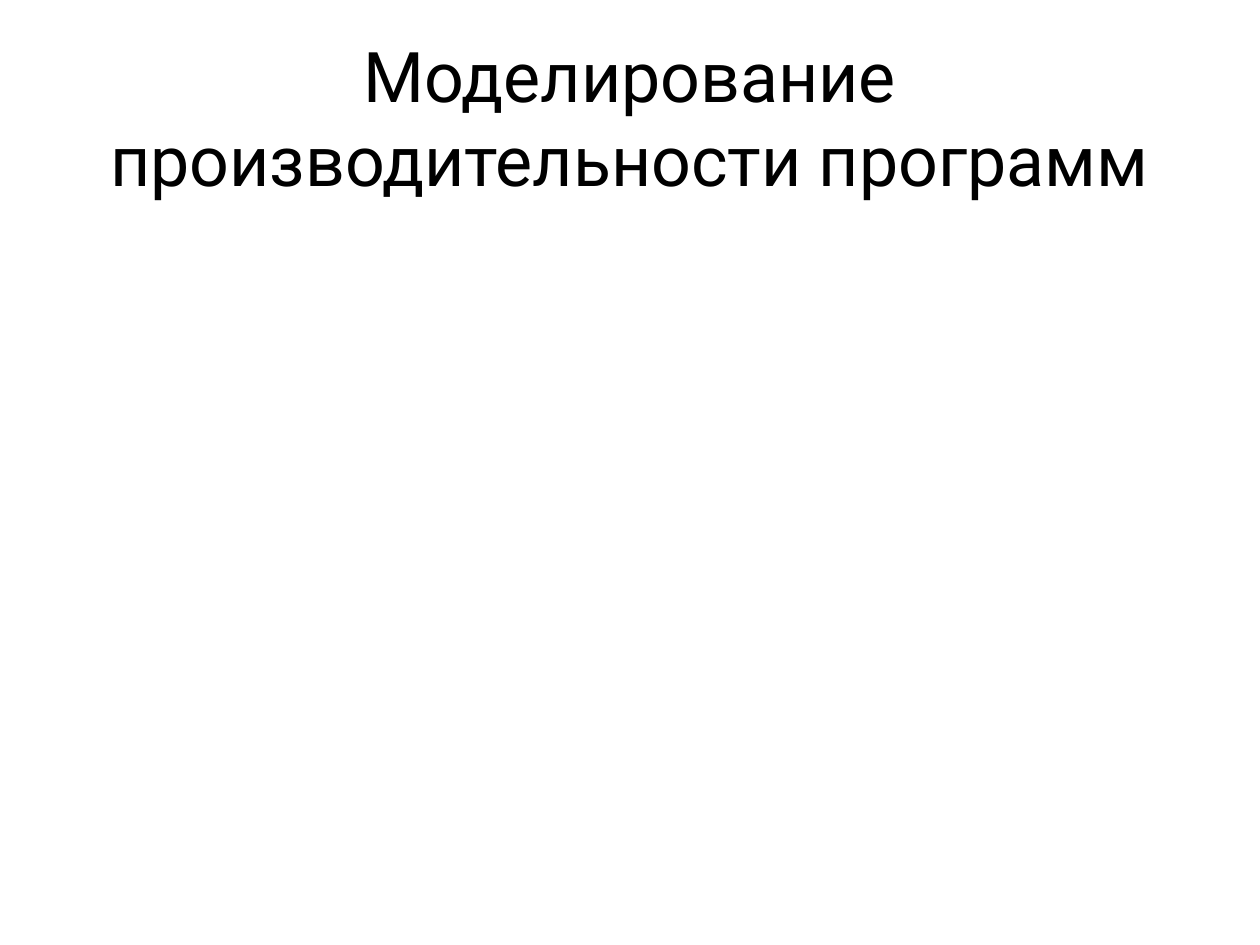
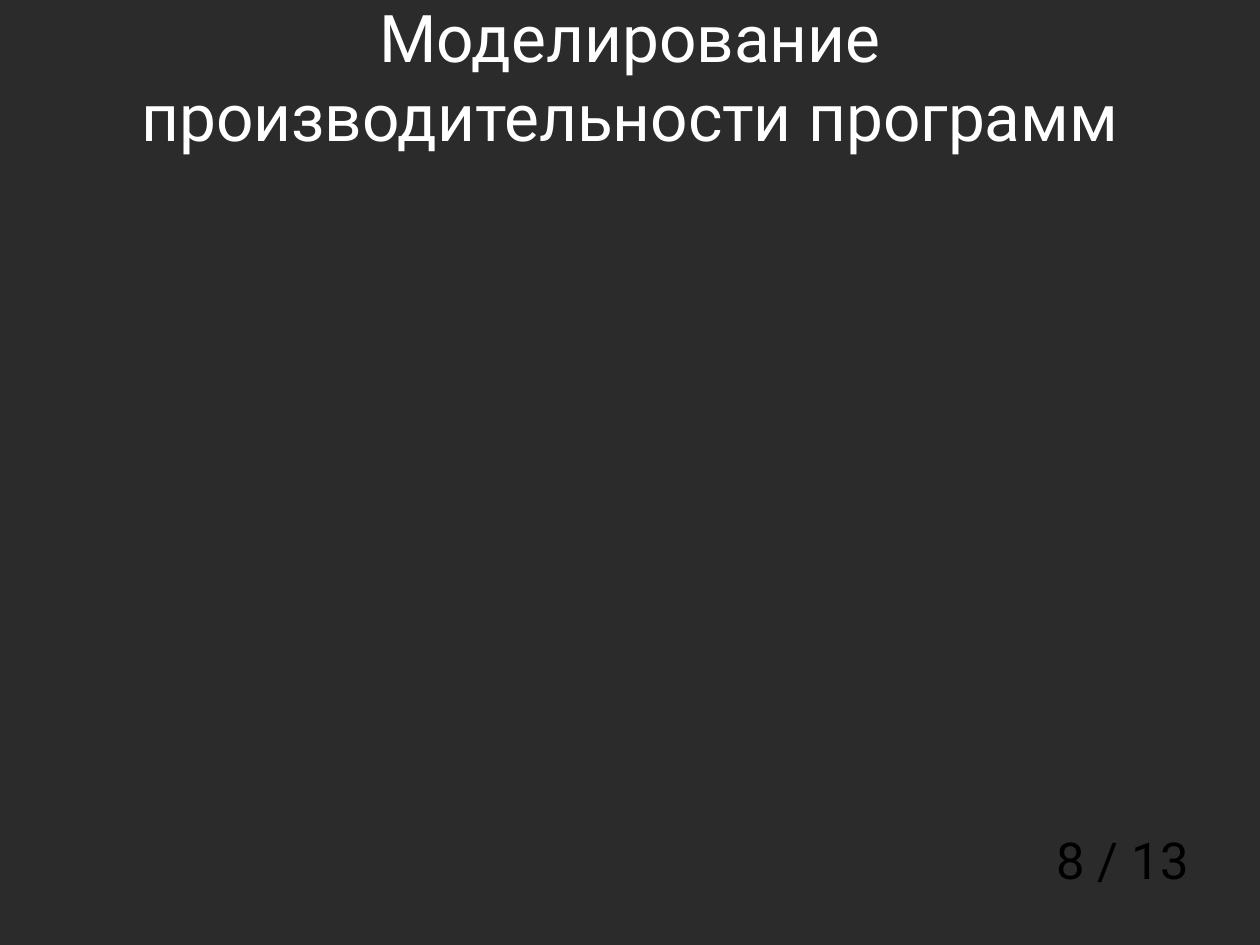
Before and after one commit to mkpankov/adaptor, a slide deck: slide 8 of diploma/defense/keynote.odp (slide 6 before the commit). Drawn at 1260x945 pixels with LibreOffice and Linux fonts; fonts in the diff are those of the drawing; background and template pictures are left out; a plain dark background stands for a picture behind light text. Boxes give left, top, right and bottom in pixels: in the first picture for what was removed or moved away, otherwise in the second. Text is boxed around its words. In the diff, an @@ line names an element or a change of style, - is before the commit and + after.

```diff
--- a/diploma/defense/keynote.odp
+++ b/diploma/defense/keynote.odp
@@ background #FFFFFF to picture (left out) @@
@@ title "Моделирование производительности программ": place and size @@
-title "Моделирование производительности программ" at bbox=[110, 52, 1148, 201]
+title "Моделирование производительности программ" at bbox=[141, 15, 1118, 155]
@@ title "Моделирование производительности программ" at bbox=[141, 15, 1118, 155]: size 44 to 41.4 pt, text colour #000000 to #FFFFFF @@
@@ page number added at bbox=[1057, 843, 1189, 879], 32 pt, text #000000 @@
+8 / 13
```
Also in this commit, not shown: 10 other slides changed, 2 slides added.
